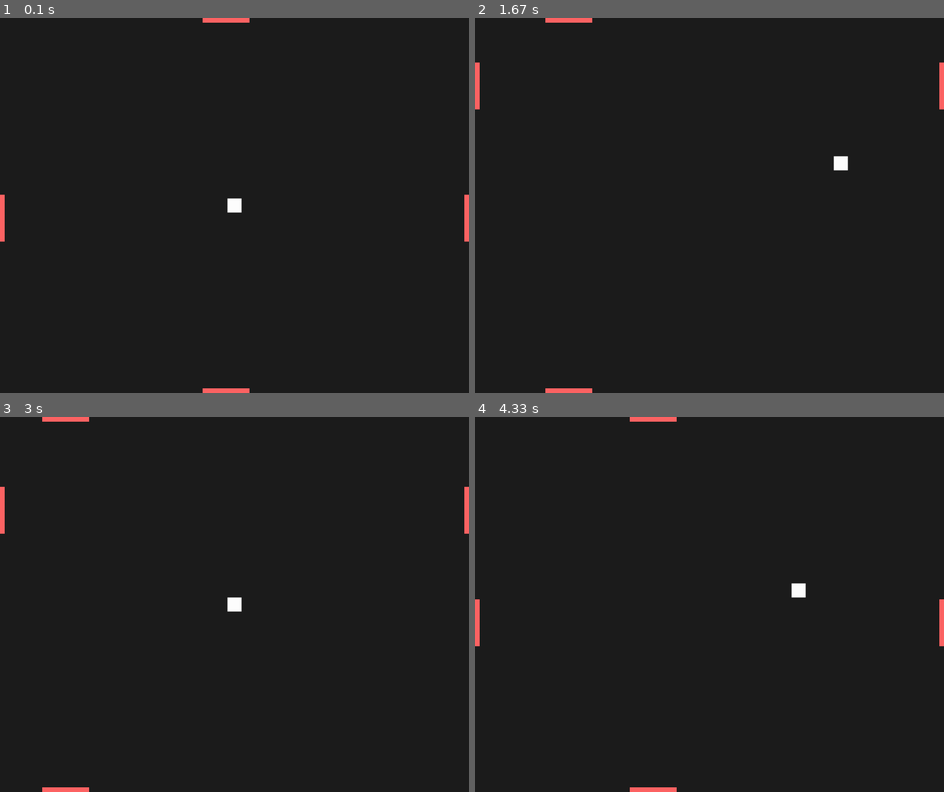
Above: before the commit, frames 1-4 (two rows, left to right).
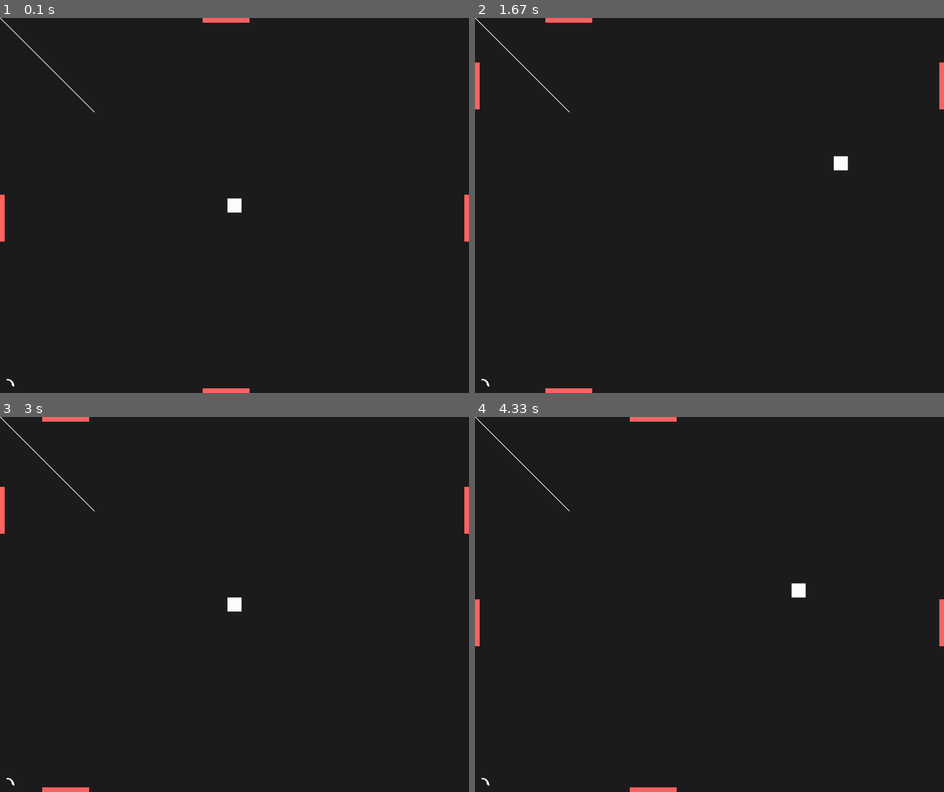
Above: after the commit, the same moments.

Repository: kokeyev/PyGameGame
Game: pygame game, started from main.py
Two runs of this game, one before a commit and one after it. Both use one fixed random seed, a clock stepped at 60 frames per second and the inputs below.
Inputs:
- Up to frame 1 (0.1 s): no input
- Up to frame 2 (1.67 s): hold D 0.33-0.8 s; hold W 0.83-1.13 s; hold D 1.17-1.63 s
- Up to frame 3 (3 s): hold A 1.67-2.2 s; hold S 2.23-2.53 s; hold A 2.57-2.97 s
- Up to frame 4 (4.33 s): hold W 3-3.37 s; hold D 3.4-4.03 s; hold S from 4.07 s (still down)

The runs differ from the first frame. In frame 1, 0.1% of the frame differs, in the area x 0-21%, y 0-99%; in frame 2, 0.1%; in frame 3, 0.1%; in frame 4, 0.1%.

Commit message:
features added

Diff:
--- /dev/null
+++ b/machine.py
@@ -0,0 +1,53 @@
+import math
+
+import pygame
+
+from constants import screen, SCREEN_HEIGHT
+
+# TODO finish mechanism
+
+class Machine:
+    def __init__(self, speed):
+        self.speed = speed
+        self.color = (255, 255, 255)
+        self.width = 30
+        self.height = 30
+        self.lines = []
+        self.ks = []
+
+    def bullet(self, player_x, player_y):
+        k = player_y / player_x
+        if k not in self.ks:
+            self.ks.append(k)
+            self.lines.append([(20, SCREEN_HEIGHT - self.height)])
+        for i in range(len(self.lines)):
+            kk = self.ks[i]
+            _line = self.lines[i]
+            prev_c = [_line[len(_line) - 1][0], _line[len(_line) - 1][1]]
+            self.lines[i].append((prev_c[0] + self.speed, prev_c[1] - kk * self.speed))
+
+        for i in range(len(self.lines)):
+            _line = self.lines[i]
+            for j in range(1, len(_line)):
+                c = _line[j]
+                pygame.draw.line(screen, (255, 255, 0), (_line[j-1][0], _line[j-1][1]), (c[0], c[1]), 2)
+                print((_line[j-1][0], _line[j-1][1]), (c[0], c[1]))
+
+    def draw_me(self):
+        pygame.draw.arc(screen, (255, 255, 255), [0, SCREEN_HEIGHT - self.height, self.width, self.height], math.radians(0), math.radians(90), 3)
+        #pygame.draw.rect(screen, self.color, (0, SCREEN_HEIGHT - self.height, self.width, self.height))
+
+
+class Line:
+    def __init__(self, k, start_x, start_y, step):
+        self.k = k
+        self.start_x = start_x
+        self.start_y = start_y
+        self.end_x = start_x
+        self.end_y = start_y
+        self.step = step
+
+    def draw_me(self):
+        self.end_x = self.end_x + self.step
+        self.end_y = self.end_y - self.k * self.step
+        pygame.draw.line(screen, (255, 255, 0), (self.start_x, self.start_y), (self.end_x, self.end_y))
--- a/main.py
+++ b/main.py
@@ -1,6 +1,7 @@
 import sys
 import pygame
 from constants import screen
+from machine import Machine
 from player import Player
 from zone import Zone
 
@@ -10,6 +11,7 @@
     down = Zone('down')
     left = Zone('left')
     right = Zone('right')
+    machine = Machine(10)
 
     pygame.init()
     pygame.display.set_caption("Exit zones")
@@ -41,6 +43,8 @@
         # Transfer player across zones
         player.transfer(left, right, up, down)
 
+        machine.bullet(player.x, player.y)
+
         # Drawing
         screen.fill((30, 30, 30))
         player.draw_me()
@@ -48,6 +52,8 @@
         down.draw_me()
         left.draw_me()
         right.draw_me()
+        machine.draw_me()
+        pygame.draw.line(screen, (255, 255, 255), (0,0), (200, 200), 2)
 
         pygame.display.flip()
         clock.tick(60)
